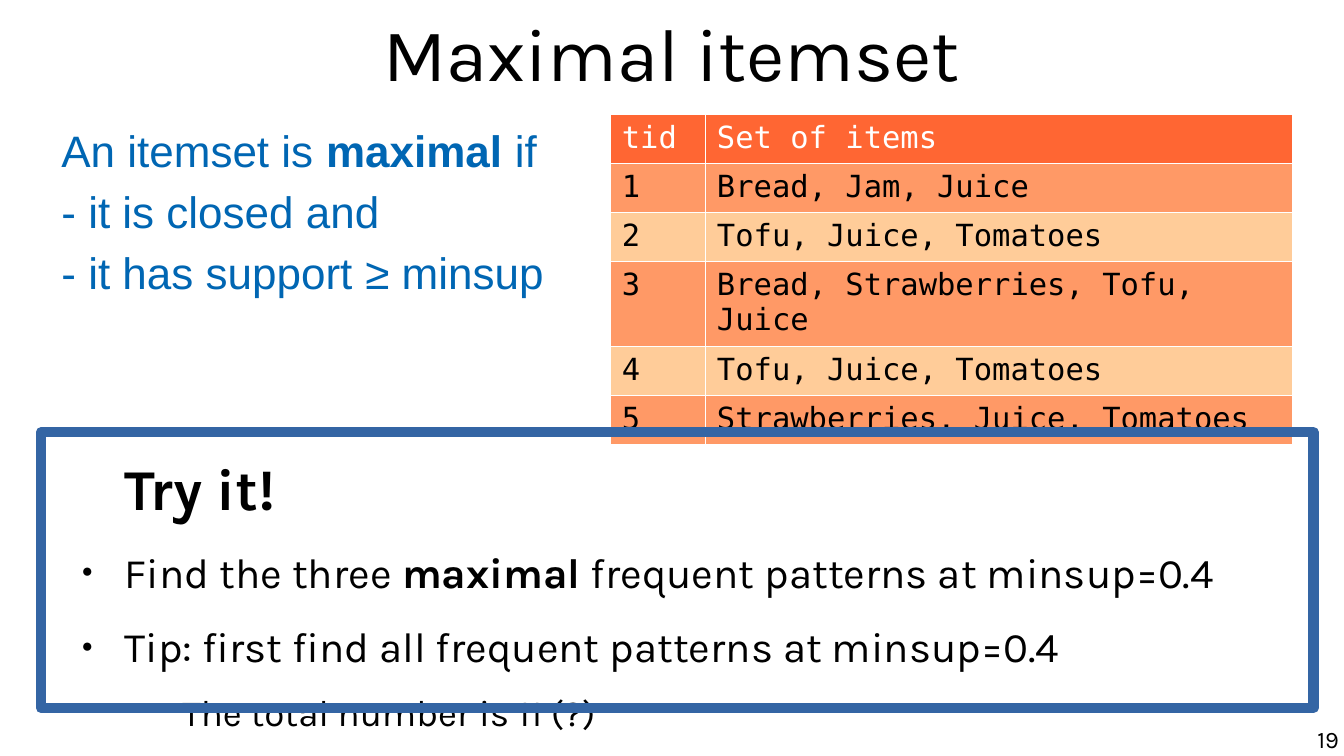
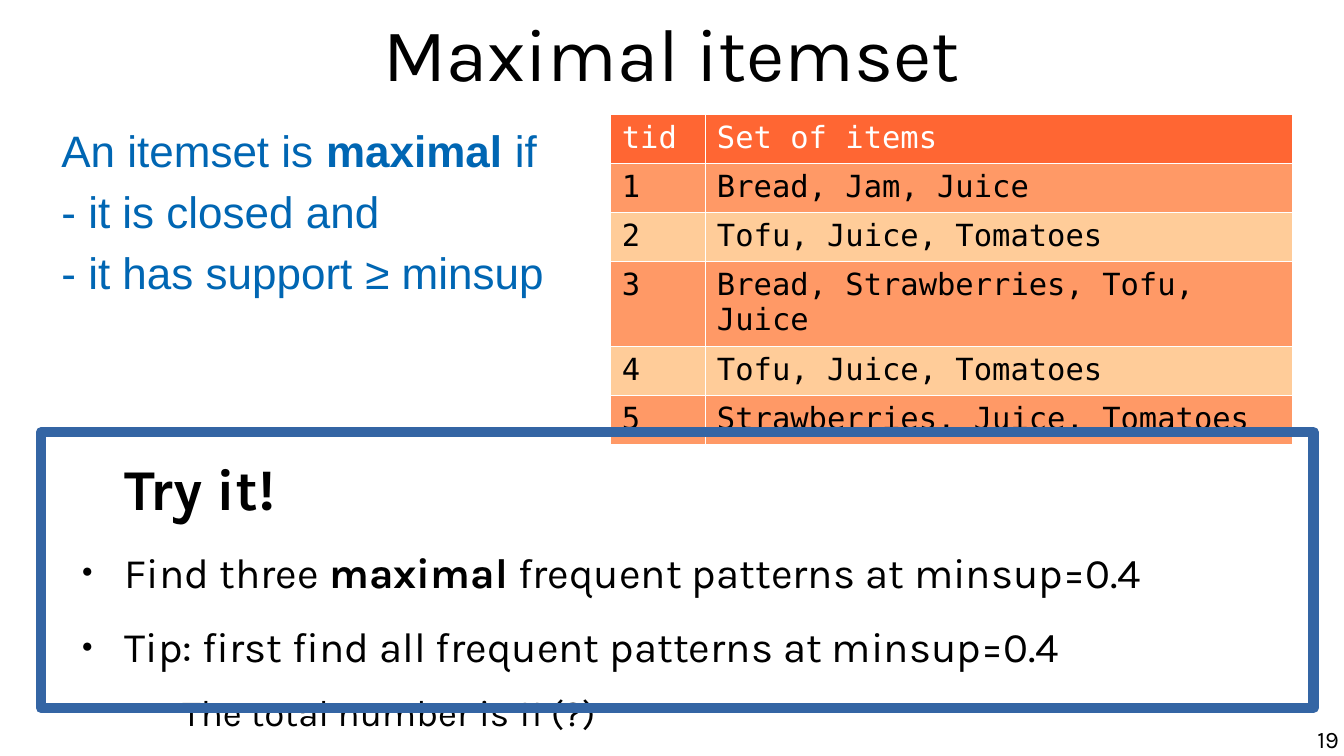
Before and after one commit to marco-calautti/data-mining-course, a slide deck: slide 19 of theory/tt05_itemsets.odp. Drawn at 1344x756 pixels with LibreOffice and Linux fonts; fonts in the diff are those of the drawing. Boxes give left, top, right and bottom in pixels: in the first picture for what was removed or moved away, otherwise in the second. Text is boxed around its words. In the diff, an @@ line names an element or a change of style, - is before the commit and + after.

```diff
--- a/theory/tt05_itemsets.odp
+++ b/theory/tt05_itemsets.odp
@@ text at (x1=125, y1=558, x2=1141, y2=598): text changed @@
-● Find the three maximal frequent patterns at minsup=0.4
+● Find three maximal frequent patterns at minsup=0.4
```
Also in this commit, not shown: 6 other slides changed, 3 other files.
